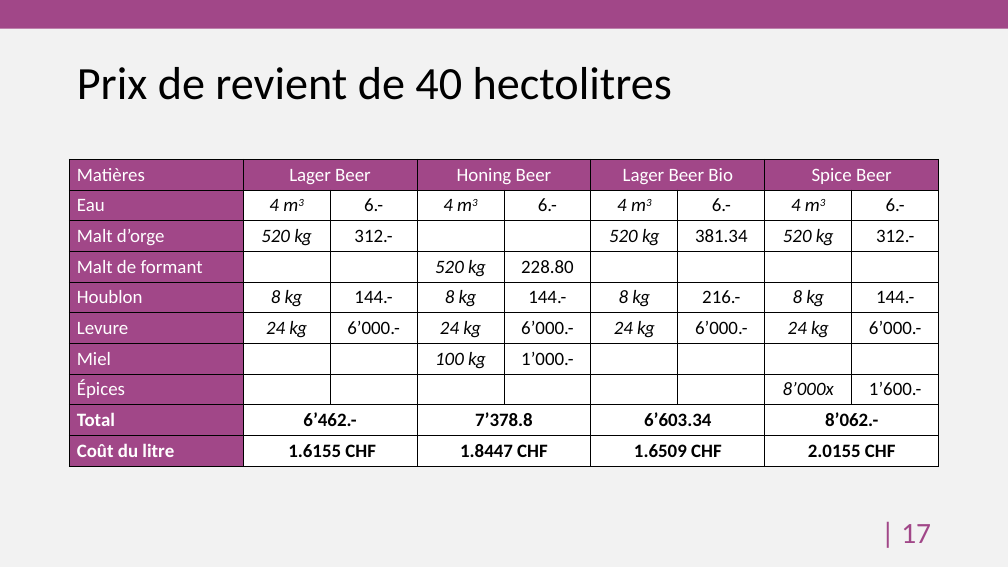
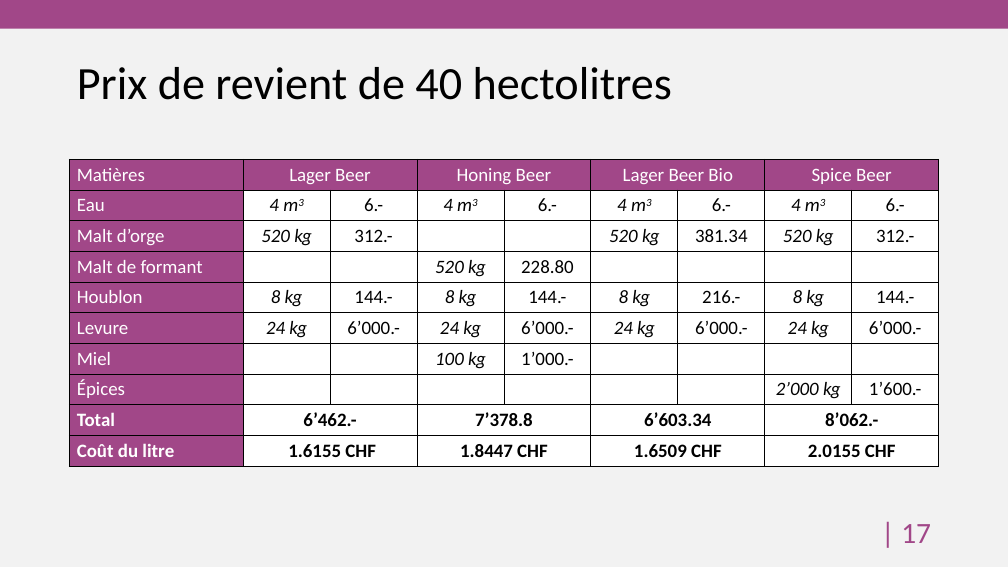
Before and after one commit to HEG-Arc/odoosim, a slide deck: slide 18 of BreweryAndCo.pptx. Drawn at 1008x567 pixels with LibreOffice and Linux fonts; fonts in the diff are those of the drawing; background and template pictures are left out. Boxes give left, top, right and bottom in pixels: in the first picture for what was removed or moved away, otherwise in the second. Text is boxed around its words. In the diff, an @@ line names an element or a change of style, - is before the commit and + after.

```diff
--- a/BreweryAndCo.pptx
+++ b/BreweryAndCo.pptx
@@ table at bbox=[70, 160, 939, 467] @@
-row 8, column 8: 8’000x
+row 8, column 8: 2’000 kg
```
Also in this commit, not shown: 1 other slide changed, 1 other file.
